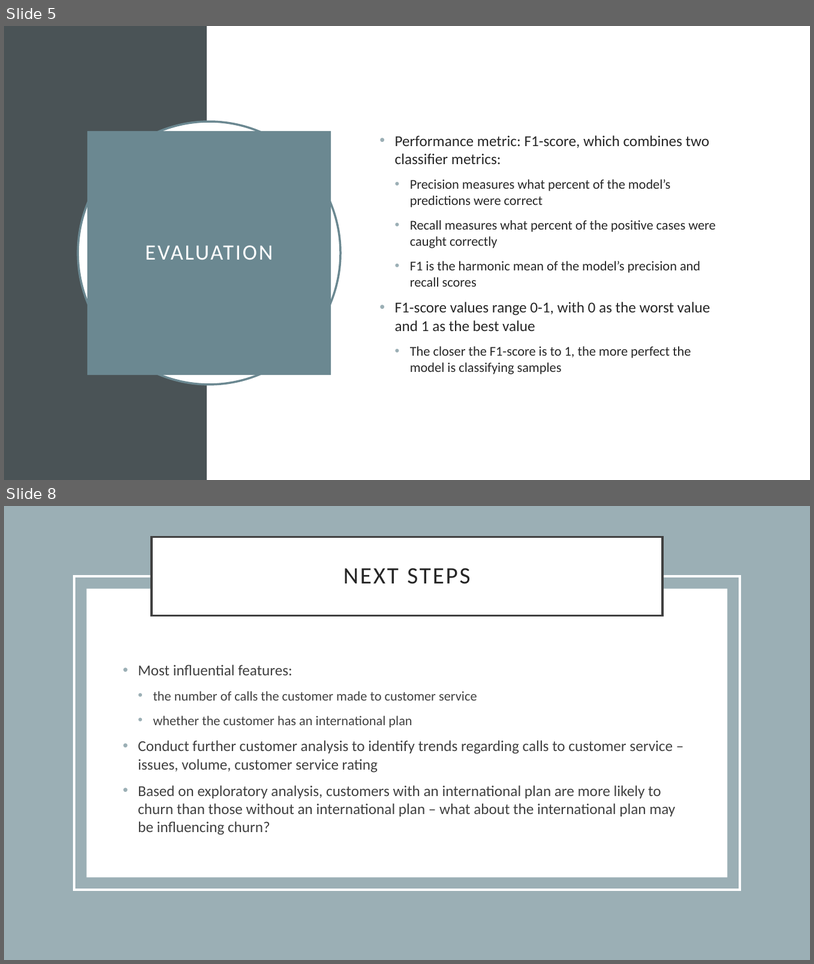
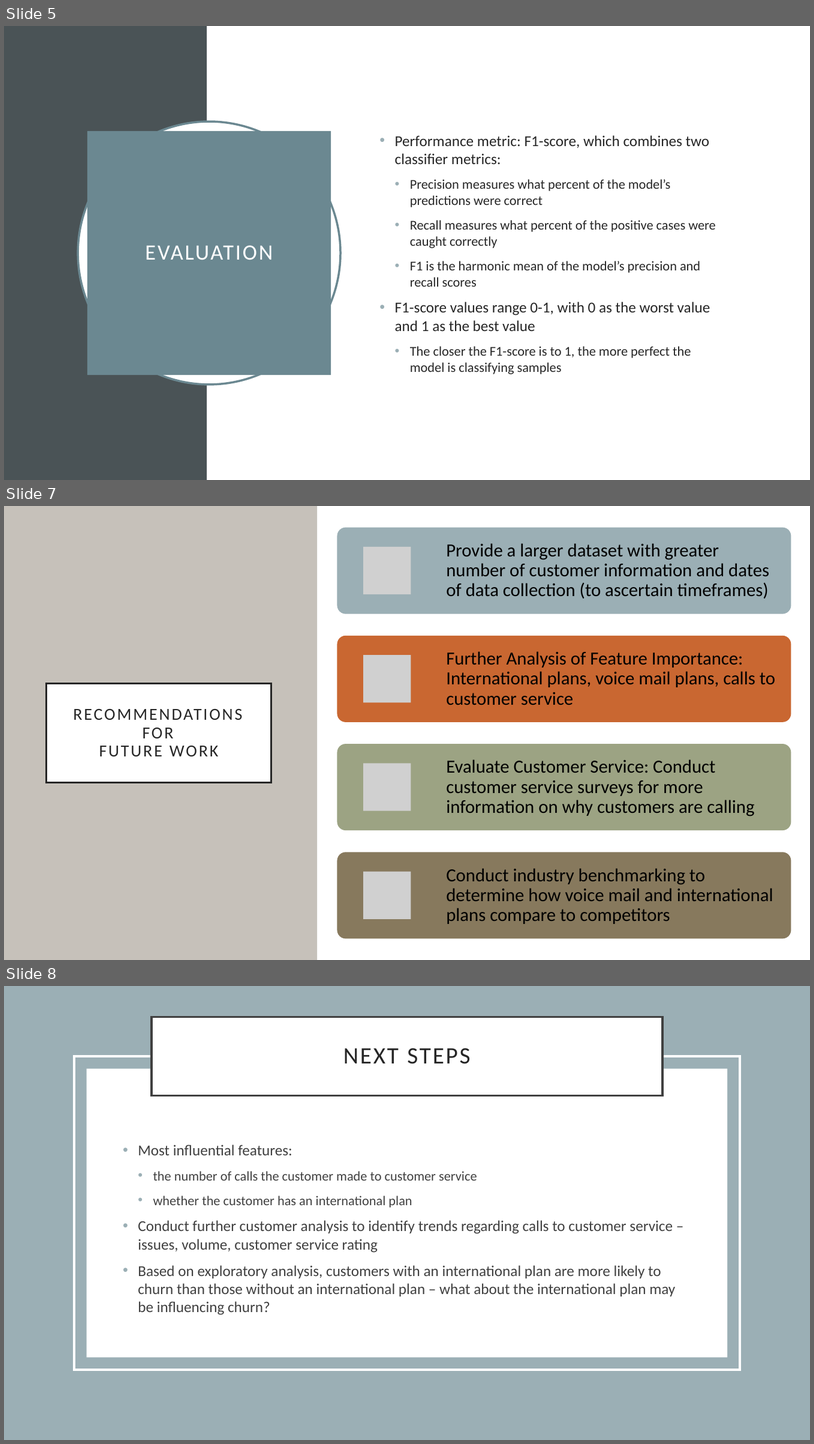
Before and after one commit to rfb-vibe/telecom-customer-churn, a slide deck: ppt-churn-presentation.pptx. Shown one above the other, each under a label of ours: slides 5 and 8 before the commit, slides 5, 7 and 8 after it; the slides between them are not shown. The pictures are 814x964 and 814x1444 pixels, drawn with LibreOffice and Linux fonts; fonts in the diff are those of the drawing; grey boxes stand for pictures. Boxes give left, top, right and bottom in pixels: in the first picture for what was removed or moved away, otherwise in the second. Text is boxed around its words. In the diff, an @@ line names an element or a change of style, - is before the commit and + after.

```diff
--- a/ppt-churn-presentation.pptx
+++ b/ppt-churn-presentation.pptx
@@ slide 7 added at (4, 506, 810, 960), background #FFFFFF @@
@@ rectangle added at (4, 506, 317, 960), fill #C6C1BA @@
@@ rectangle added at (318, 506, 810, 960), fill #FFFFFF @@
@@ title added at (47, 683, 272, 783), fill #FFFFFF, outline #262626 2.5 pt, 20 pt, text #262626 @@
+RECOMMENDATIONS FOR
+FUTURE WORK
@@ group added at (338, 527, 792, 939): 4 rounded rectangles, 4 pictures, 4 texts @@
+Provide a larger dataset with greater number of customer information and dates of data collection (to ascertain timeframes)
+Further Analysis of Feature Importance: International plans, voice mail plans, calls to customer service
+Evaluate Customer Service: Conduct customer service surveys for more information on why customers are calling
+Conduct industry benchmarking to determine how voice mail and international plans compare to competitors
```
Also in this commit, not shown: 2 slides changed, 1 slide removed, 4 other files.
